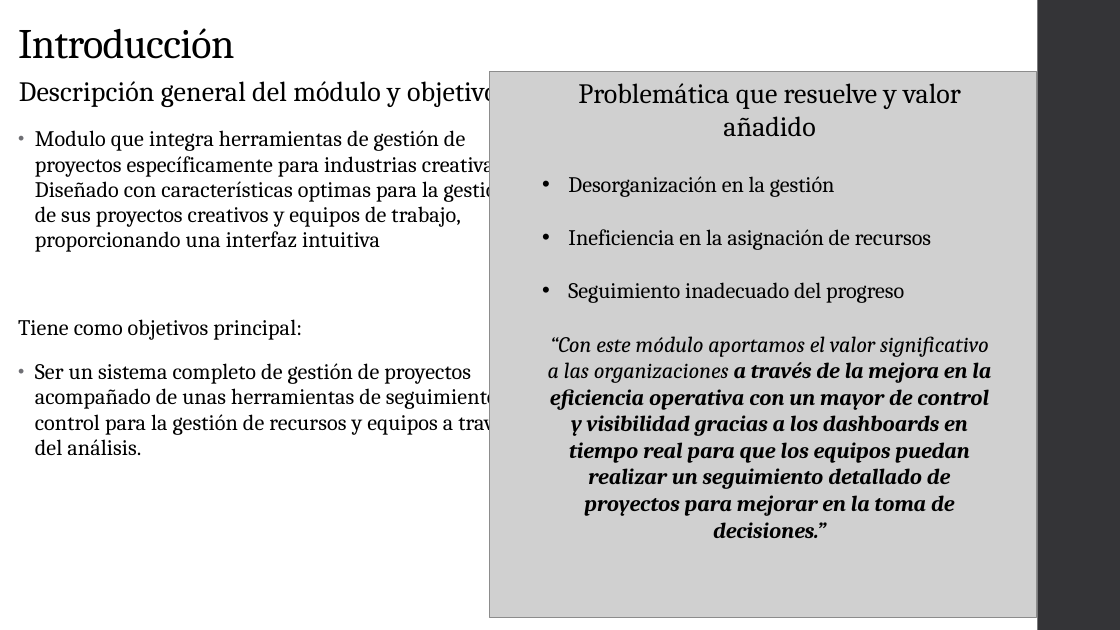
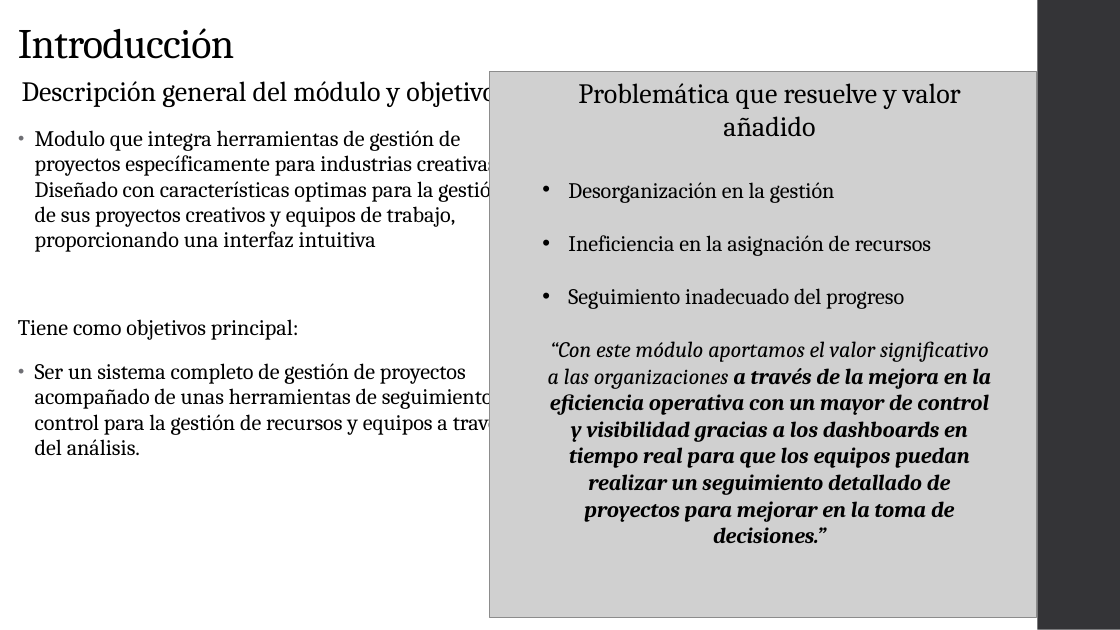
Before and after one commit to dagoes/CreativeMinds-AI, a slide deck: slide 3 of Documentation/PresentacionOdoo.pptx. Drawn at 1120x630 pixels with LibreOffice and Linux fonts; fonts in the diff are those of the drawing; grey boxes stand for pictures. Boxes give left, top, right and bottom in pixels: in the first picture for what was removed or moved away, otherwise in the second. Text is boxed around its words. In the diff, an @@ line names an element or a change of style, - is before the commit and + after.

```diff
--- a/Documentation/PresentacionOdoo.pptx
+++ b/Documentation/PresentacionOdoo.pptx
@@ text "Descripción general del módulo y ..." at (18,75,507,455): letter spacing 0.1 to 0 pt @@
@@ text "Problemática que resuelve y valor ..." rewrapped from (548,83,991,538) to (548,83,991,543) @@
```
Also in this commit, not shown: 6 other slides changed, 13 slides added, 1 other file.
